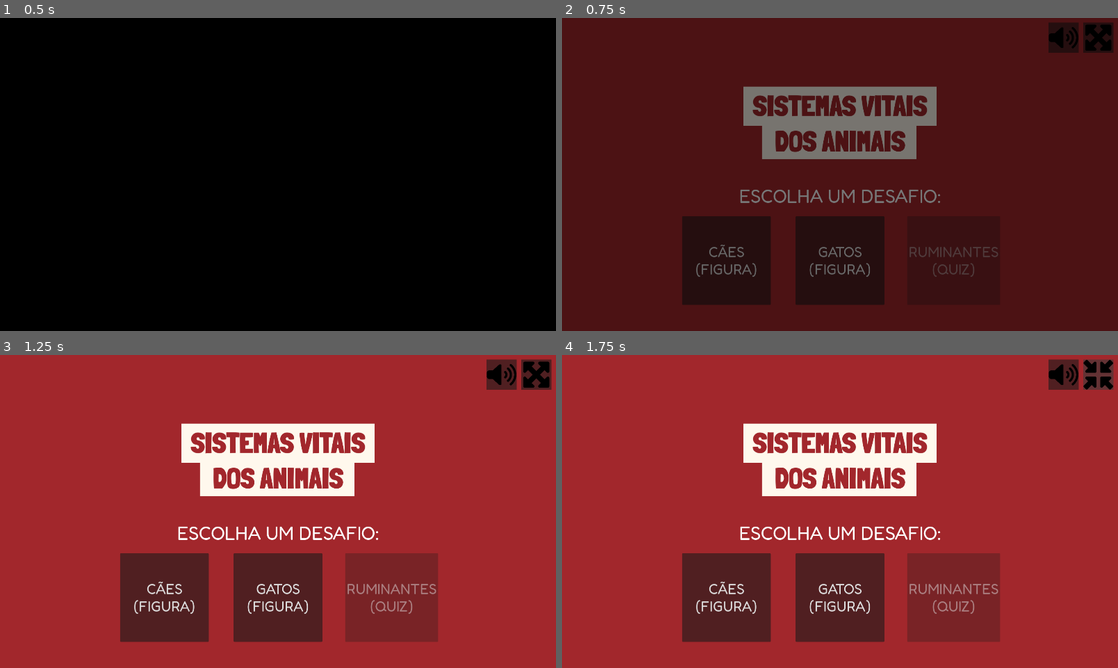
Above: before the commit, frames 1-4 (two rows, left to right).
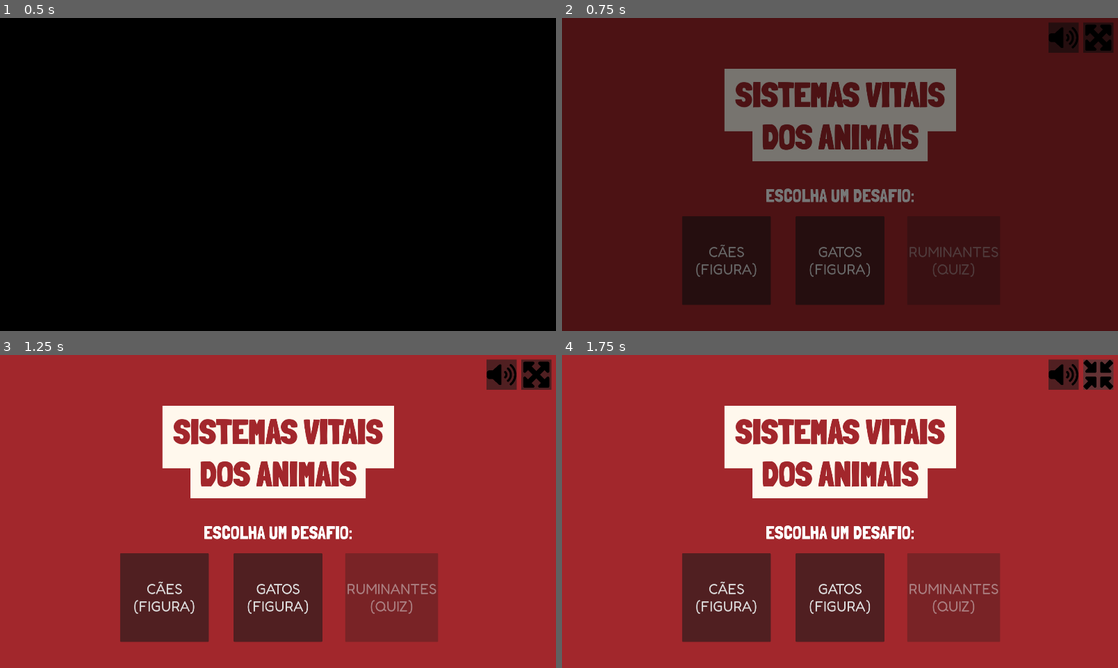
Above: after the commit, the same moments.

Repository: telmotrooper/vet-game
Game: Godot game, scene res://main.tscn
The game is run twice, just before and just after one commit, with the same random seed, the same clock (stepped at 60 frames per second) and the same inputs.
Inputs (mouse positions are in pixels of both pictures, inside the frame that each line leads up to):
- Up to frame 1 (0.5 s): no input
- Up to frame 2 (0.75 s): tap Enter at 0.5 s
- Up to frame 3 (1.25 s): no input
- Up to frame 4 (1.75 s): click (1095, 373) at 1.25 s

Frame 1 is identical in both runs. In frame 2, 7.7% of the frame differs, in the area x 29-71%, y 16-60%; in frame 3, 8.0%; in frame 4, 8.0%.

Commit message:
working on layout

Diff:
--- a/project.godot
+++ b/project.godot
@@ -29,4 +29,4 @@
 [gui]
 
 theme/custom="res://theme.tres"
-theme/custom_font="res://assets/fredoka_regular.ttf"
+theme/custom_font="res://assets/londrina_solid_regular.ttf"
--- a/theme.tres
+++ b/theme.tres
@@ -1,7 +1,8 @@
-[gd_resource type="Theme" load_steps=4 format=3 uid="uid://csa6agkygg3nq"]
+[gd_resource type="Theme" load_steps=5 format=3 uid="uid://csa6agkygg3nq"]
 
 [ext_resource type="FontFile" uid="uid://dicevutkrjalm" path="res://assets/fredoka_regular.ttf" id="1_t7x1l"]
-[ext_resource type="FontFile" uid="uid://boh53cjm22t5d" path="res://assets/fredoka_semibold.ttf" id="2_dtnby"]
+[ext_resource type="FontFile" uid="uid://ckq5gw7frn8xf" path="res://assets/londrina_solid_black.ttf" id="2_iogpy"]
+[ext_resource type="FontFile" uid="uid://bsywbyicuycen" path="res://assets/londrina_solid_regular.ttf" id="3_gaspx"]
 
 [sub_resource type="StyleBoxFlat" id="StyleBoxFlat_7ch7u"]
 bg_color = Color(0.831373, 0.705882, 0.513726, 1)
@@ -28,5 +29,5 @@
 PanelContainer/styles/panel = SubResource("StyleBoxFlat_7ch7u")
 RichTextLabel/font_sizes/bold_font_size = 64
 RichTextLabel/font_sizes/normal_font_size = 64
-RichTextLabel/fonts/bold_font = ExtResource("2_dtnby")
-RichTextLabel/fonts/normal_font = ExtResource("1_t7x1l")
+RichTextLabel/fonts/bold_font = ExtResource("2_iogpy")
+RichTextLabel/fonts/normal_font = ExtResource("3_gaspx")
--- a/title_screen.tscn
+++ b/title_screen.tscn
@@ -2,12 +2,12 @@
 
 [ext_resource type="Script" path="res://title_screen.gd" id="1_mjlm7"]
 [ext_resource type="PackedScene" uid="uid://gpvwrquanwhj" path="res://ui/maximize_button/maximize_button.tscn" id="2_csjh6"]
-[ext_resource type="FontFile" uid="uid://ckq5gw7frn8xf" path="res://assets/LondrinaSolid-Black.ttf" id="2_q5b3s"]
+[ext_resource type="FontFile" uid="uid://ckq5gw7frn8xf" path="res://assets/londrina_solid_black.ttf" id="2_q5b3s"]
 [ext_resource type="PackedScene" uid="uid://c7v1migha7ig" path="res://ui/volume_button/volume_button.tscn" id="3_afivn"]
 
 [sub_resource type="LabelSettings" id="LabelSettings_ho86y"]
 font = ExtResource("2_q5b3s")
-font_size = 100
+font_size = 120
 font_color = Color(0.635294, 0.152941, 0.172549, 1)
 outline_color = Color(0, 0, 0, 1)
 
@@ -29,40 +29,47 @@
 grow_vertical = 2
 color = Color(0.635294, 0.152941, 0.172549, 1)
 
-[node name="ColorRect2" type="ColorRect" parent="."]
-layout_mode = 0
-offset_left = 691.0
-offset_top = 351.0
-offset_right = 1224.0
-offset_bottom = 486.0
-color = Color(1, 0.972549, 0.929412, 1)
-
-[node name="ColorRect" type="ColorRect" parent="."]
+[node name="ColorRectTop" type="ColorRect" parent="."]
 layout_mode = 1
 anchors_preset = 8
 anchor_left = 0.5
 anchor_top = 0.5
 anchor_right = 0.5
 anchor_bottom = 0.5
-offset_left = -333.0
-offset_top = -303.5
-offset_right = 333.0
-offset_bottom = -168.5
+offset_left = -399.5
+offset_top = -365.0
+offset_right = 399.5
+offset_bottom = -149.0
 grow_horizontal = 2
 grow_vertical = 2
 color = Color(1, 0.972549, 0.929412, 1)
 
-[node name="Logo" type="Label" parent="ColorRect"]
+[node name="ColorRectBottom" type="ColorRect" parent="ColorRectTop"]
 layout_mode = 1
 anchors_preset = 8
 anchor_left = 0.5
 anchor_top = 0.5
 anchor_right = 0.5
 anchor_bottom = 0.5
-offset_left = -301.5
-offset_top = -61.5
-offset_right = 301.5
-offset_bottom = 179.5
+offset_left = -302.5
+offset_top = 75.5
+offset_right = 302.5
+offset_bottom = 210.5
+grow_horizontal = 2
+grow_vertical = 2
+color = Color(1, 0.972549, 0.929412, 1)
+
+[node name="LogoLabel" type="Label" parent="ColorRectTop"]
+layout_mode = 1
+anchors_preset = 8
+anchor_left = 0.5
+anchor_top = 0.5
+anchor_right = 0.5
+anchor_bottom = 0.5
+offset_left = -361.5
+offset_top = -90.5
+offset_right = 361.5
+offset_bottom = 198.5
 grow_horizontal = 2
 grow_vertical = 2
 text = "SISTEMAS VITAIS
@@ -156,7 +163,8 @@
 offset_bottom = 113.0
 grow_horizontal = 2
 grow_vertical = 2
-text = "ESCOLHA UM DESAFIO:"
+bbcode_enabled = true
+text = "[center]ESCOLHA UM DESAFIO:[/center]"
 fit_content = true
 autowrap_mode = 0
 
Binary file added: assets/LondrinaSolid-Light.ttf
Not shown, changed: assets/LondrinaSolid-Light.ttf.import
Binary file added: assets/LondrinaSolid-Thin.ttf
Not shown, added: assets/LondrinaSolid-Thin.ttf.import
Renamed: assets/LondrinaSolid-Black.ttf -> assets/londrina_solid_black.ttf
Not shown, added: assets/londrina_solid_black.ttf.import
Binary file added: assets/londrina_solid_regular.ttf
Not shown, added: assets/londrina_solid_regular.ttf.import
